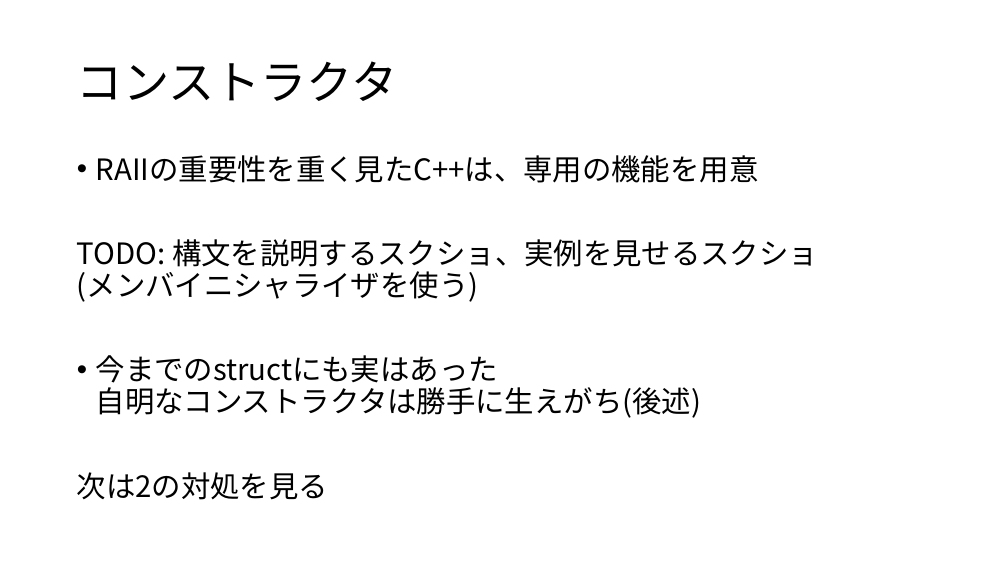
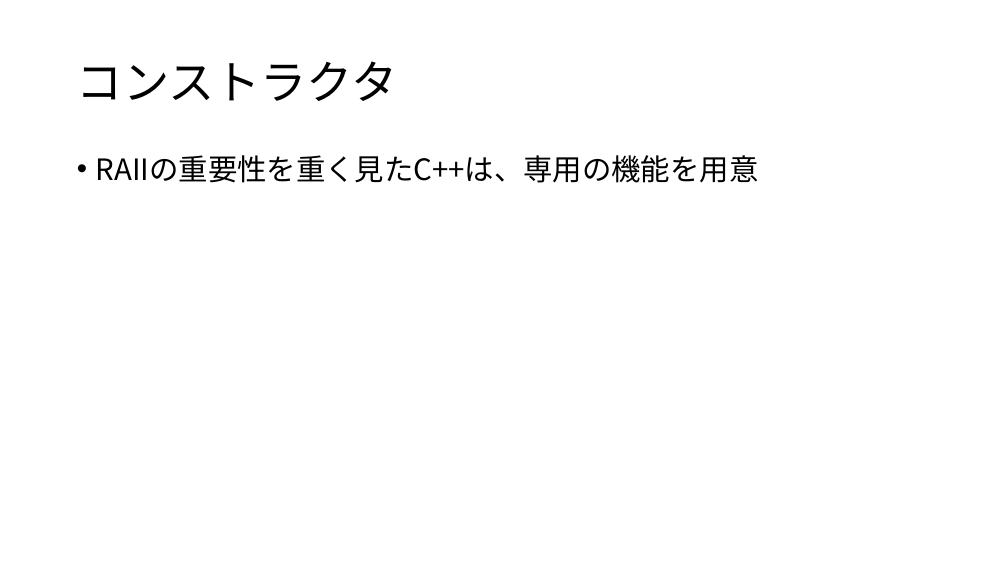
Before and after one commit to crs-kouhou/zatsu_game_engine, a slide deck: slide 7 of zatsuGE_pptx/初期化と解放.pptx. Drawn at 1008x567 pixels with LibreOffice and Linux fonts; fonts in the diff are those of the drawing. Boxes give left, top, right and bottom in pixels: in the first picture for what was removed or moved away, otherwise in the second. Text is boxed around its words. In the diff, an @@ line names an element or a change of style, - is before the commit and + after.

```diff
--- a/zatsuGE_pptx/初期化と解放.pptx
+++ b/zatsuGE_pptx/初期化と解放.pptx
@@ text at (x1=77, y1=239, x2=818, y2=500): paragraphs removed @@
-TODO: 構文を説明するスクショ、実例を見せるスクショ
-(メンバイニシャライザを使う)
-• 今までのstructにも実はあった
-  自明なコンストラクタは勝手に生えがち(後述)
-次は2の対処を見る
```
Also in this commit, not shown: 11 other slides changed, 4 slides added, 2 other files.
